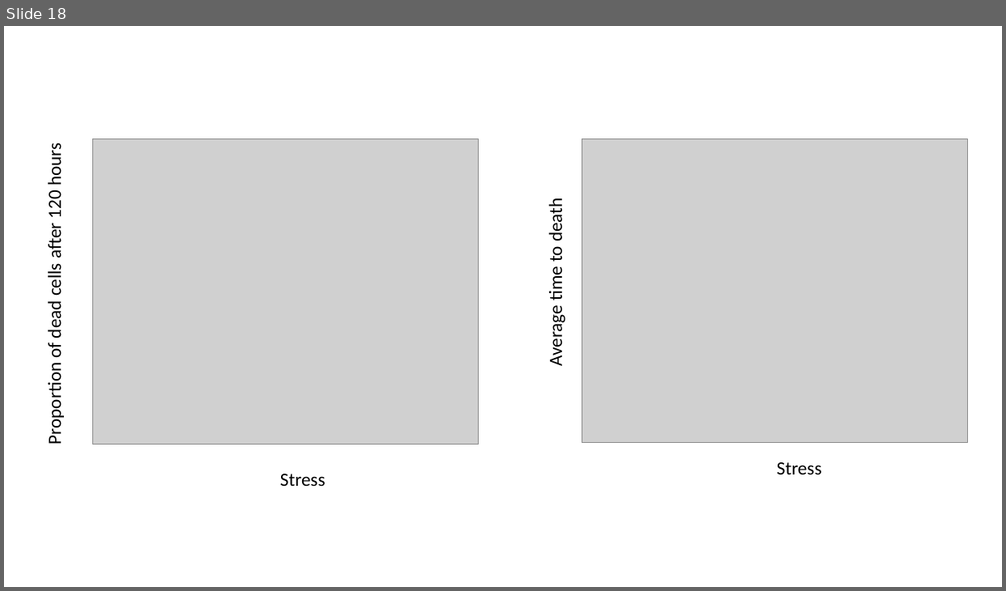
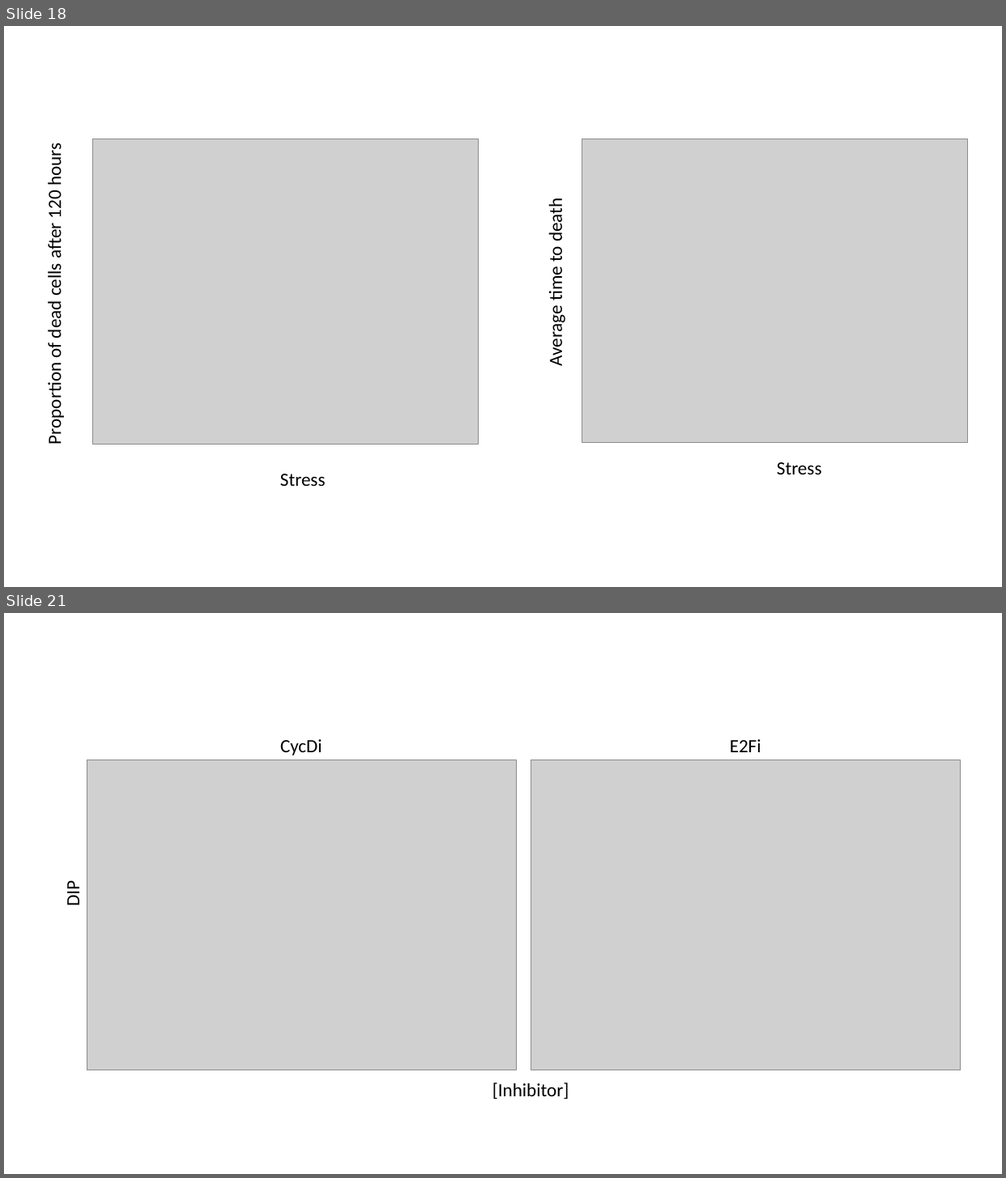
Before and after one commit to QuLab-VU/ECM_cell_cycle_model, a slide deck: Matlab/v2/death_module_testing.pptm. Shown one above the other, each under a label of ours: slide 18 before the commit, slides 18 and 21 after it; the slides between them are not shown. The pictures are 1006x591 and 1006x1178 pixels, drawn with LibreOffice and Linux fonts; fonts in the diff are those of the drawing; grey boxes stand for pictures. Boxes give left, top, right and bottom in pixels: in the first picture for what was removed or moved away, otherwise in the second. Text is boxed around its words. In the diff, an @@ line names an element or a change of style, - is before the commit and + after.

```diff
--- a/Matlab/v2/death_module_testing.pptm
+++ b/Matlab/v2/death_module_testing.pptm
@@ slide 21 added at [4,613,1002,1174], background #FFFFFF @@
@@ text added at [280,739,322,756], 18 pt, text #000000 @@
+CycDi
@@ text added at [730,739,761,752], 18 pt, text #000000 @@
+E2Fi
@@ picture added at [87,760,516,1071] @@
@@ picture added at [531,760,960,1071] @@
@@ text added at [62,884,84,905], 18 pt, text #000000 @@
+DIP
@@ text added at [492,1083,569,1099], 18 pt, text #000000 @@
+[Inhibitor]
```
Also in this commit, not shown: 4 other slides added, 22 other files.
